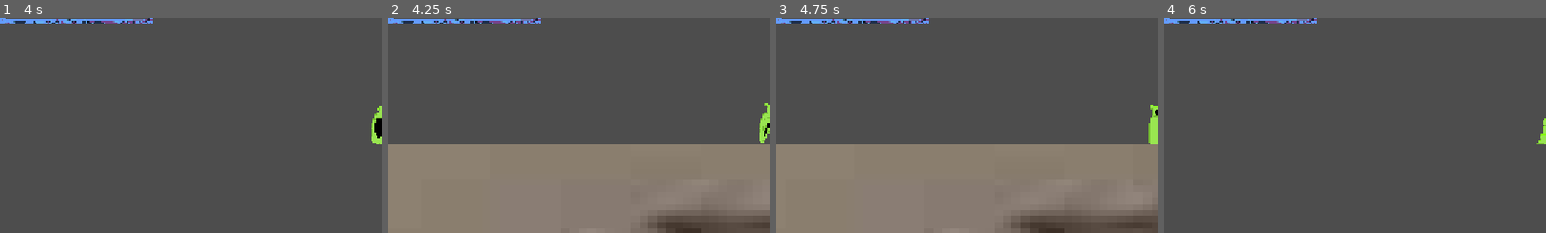
Above: before the commit, frames 1-4 (left to right).
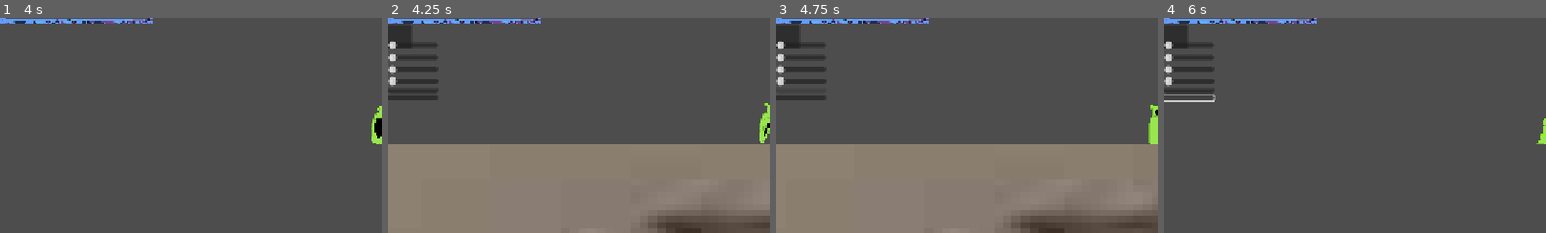
Above: after the commit, the same moments.

Repository: BigGaetan/Doom-rogue-like
Game: Godot game, scene res://scenes/level.tscn
The game is run twice, just before and just after one commit, with the same random seed, the same clock (stepped at 60 frames per second) and the same inputs.
Inputs (mouse positions are % of the whole screen's width and height, from its top left):
- Up to frame 1 (4 s): tap Enter (ui_accept) at 0.5, 0.77, 1.25, 1.52, 3.02, 3.77 s; hold Right (ui_right) 0.53-2.03 s; tap E (cast_spell) every 0.75 s from 0.6 to 3.6 s; hold Left (ui_left) 2.03-2.78 s; hold Right (ui_right) from 2.78 s (still down)
- Up to frame 2 (4.25 s): keep holding Right (ui_right); tap Tab (modify_menu, bound only after the commit) at 4.15 s
- Up to frame 3 (4.75 s): release Right (ui_right) at 4.25 s; click (3, 42) at 4.27 s
- Up to frame 4 (6 s): click (3, 44) at 5.02 s; tap Enter (ui_accept) at 5.75 s; hold Left (ui_left) from 5.78 s (still down); tap E (cast_spell) at 5.85 s
The pictures show only the part of the screen within x 0-50%, y 26-76%; the shares and areas given below are measured in that part.

Frame 1 is identical in both runs. In frame 2, 2.0% of the frame differs, in the area x 0-14%, y 3-39%; in frame 3, 1.8%; in frame 4, 1.9%.

Commit message:
mon mate est un putain de sociopathe

Diff:
--- a/project.godot
+++ b/project.godot
@@ -15,6 +15,10 @@
 config/features=PackedStringArray("4.6", "Forward Plus")
 config/icon="res://icon.svg"
 
+[autoload]
+
+Global="*uid://f54vh5gsax4w"
+
 [display]
 
 window/size/viewport_width=1280
@@ -24,6 +28,8 @@
 [global_group]
 
 player=""
+enemy=""
+modify_menu=""
 
 [input]
 
@@ -48,6 +54,11 @@
 "events": [Object(InputEventKey,"resource_local_to_scene":false,"resource_name":"","device":-1,"window_id":0,"alt_press …(192 unchanged characters)…
 ]
 }
+modify_menu={
+"deadzone": 0.2,
+"events": [Object(InputEventKey,"resource_local_to_scene":false,"resource_name":"","device":-1,"window_id":0,"alt_pressed":false,"shift_pressed":false,"ctrl_pressed":false,"meta_pressed":false,"pressed":false,"keycode":0,"physical_keycode":4194306,"key_label":0,"unicode":0,"location":0,"echo":false,"script":null)
+]
+}
 
 [layer_names]
 
--- a/scenes/level.tscn
+++ b/scenes/level.tscn
@@ -5,6 +5,7 @@
 [ext_resource type="PackedScene" uid="uid://ntfelmxam3pf" path="res://scenes/plateform.tscn" id="2_w8frs"]
 [ext_resource type="PackedScene" uid="uid://dshb3hagidi2h" path="res://scenes/hud.tscn" id="3_w8frs"]
 [ext_resource type="PackedScene" uid="uid://bbyw18ta36gxc" path="res://scenes/enemy.tscn" id="5_ppgk2"]
+[ext_resource type="PackedScene" uid="uid://d38u3pmd46ixl" path="res://scenes/modify_menu.tscn" id="6_2r41h"]
 
 [node name="Level" type="Node2D" unique_id=507334421]
 
@@ -49,3 +50,6 @@
 
 [node name="Enemy4" parent="." unique_id=87252680 instance=ExtResource("5_ppgk2")]
 position = Vector2(999, 34)
+
+[node name="ModifyMenu" parent="." unique_id=482795423 instance=ExtResource("6_2r41h")]
+visible = false
--- /dev/null
+++ b/scenes/modify_menu.tscn
@@ -0,0 +1,37 @@
+[gd_scene format=3 uid="uid://d38u3pmd46ixl"]
+
+[ext_resource type="Script" uid="uid://duvkataqujdtn" path="res://scripts/modify_menu.gd" id="1_kkaln"]
+
+[node name="ModifyMenu" type="CanvasLayer" unique_id=482795423 groups=["modify_menu"]]
+script = ExtResource("1_kkaln")
+
+[node name="Panel" type="Panel" parent="." unique_id=189452954]
+offset_top = 195.0
+offset_right = 40.0
+offset_bottom = 235.0
+
+[node name="VBoxContainer" type="VBoxContainer" parent="Panel" unique_id=741581949]
+layout_mode = 0
+offset_right = 84.0
+offset_bottom = 128.0
+
+[node name="titre" type="Label" parent="Panel/VBoxContainer" unique_id=1170214224]
+layout_mode = 2
+
+[node name="speed" type="HSlider" parent="Panel/VBoxContainer" unique_id=931737907]
+layout_mode = 2
+
+[node name="gravity" type="HSlider" parent="Panel/VBoxContainer" unique_id=416035398]
+layout_mode = 2
+
+[node name="HP" type="HSlider" parent="Panel/VBoxContainer" unique_id=339991740]
+layout_mode = 2
+
+[node name="attack" type="HSlider" parent="Panel/VBoxContainer" unique_id=1288149260]
+layout_mode = 2
+
+[node name="change scene" type="Button" parent="Panel/VBoxContainer" unique_id=1838810464]
+layout_mode = 2
+
+[node name="change enemy" type="Button" parent="Panel/VBoxContainer" unique_id=939785553]
+layout_mode = 2
--- a/scripts/enemy.gd
+++ b/scripts/enemy.gd
@@ -3,8 +3,8 @@
 @onready var animE = $AnimatedSprite2D
 @onready var detction = $DetectionArea
 
-const SPEED = 25.0
-const GRAVITY = 900
+var SPEED = Global.speed_enemy
+var GRAVITY = Global.GRAVITY
 
 var direction = -1
 
--- a/scripts/fireball.gd
+++ b/scripts/fireball.gd
@@ -1,7 +1,7 @@
 extends Area2D
 
 
-var speed = 125.0
+var speed = Global.speed_fireball
 var direction = 1
 
 
--- /dev/null
+++ b/scripts/global.gd
@@ -0,0 +1,13 @@
+extends Node
+
+@onready var modify_menu = get_tree().get_first_node_in_group("modify_menu")
+
+var GRAVITY = 900
+var speed_enemy = 25.0
+var speed_player = 100.0
+var speed_fireball = 125.0
+
+func _input(event):
+	if Input.is_action_just_pressed("modify_menu"):
+		modify_menu.visible = !modify_menu.visible
+		#get_tree().paused = modify_menu.visible
--- /dev/null
+++ b/scripts/modify_menu.gd
@@ -0,0 +1,33 @@
+extends CanvasLayer
+
+@onready var speed_slider = $Panel/VBoxContainer/speed
+@onready var gravity_slider = $Panel/VBoxContainer/gravity
+
+var player
+
+# Called when the node enters the scene tree for the first time.
+func _ready() -> void:
+	player = get_tree().get_first_node_in_group("player")
+
+func _on_speed_value_changed(value):
+	print("speeeeeeeeed")
+	player.SPEED = value
+
+func _on_gravity_value_changed(value):
+	print("gravityyyyyyyyyy")
+	player.GRAVITY = value
+
+func _on_HP_value_changed(value):
+	player.max_hp = value
+	player.hp = value
+
+func _on_EnemyButton_pressed():
+	var enemies = get_tree().get_nodes_in_group("enemy")
+	for e in enemies:
+		e.SPEED *= 1.5
+
+#func _on_Level_pressed():
+	#get_tree().change_scene_to_file("res://Level2.tscn")
+
+func _on_KnockbackSlider_value_changed(value):
+	player.knockback_force = value
--- a/scripts/player.gd
+++ b/scripts/player.gd
@@ -4,7 +4,7 @@
 
 @export var fireball_scene: PackedScene
 
-const SPEED = 100.0
+var SPEED = Global.speed_player
 const JUMP_VELOCITY = -135.0
 
 var knockback_force = 300
Not shown, added: scripts/global.gd.uid
Not shown, added: scripts/modify_menu.gd.uid
